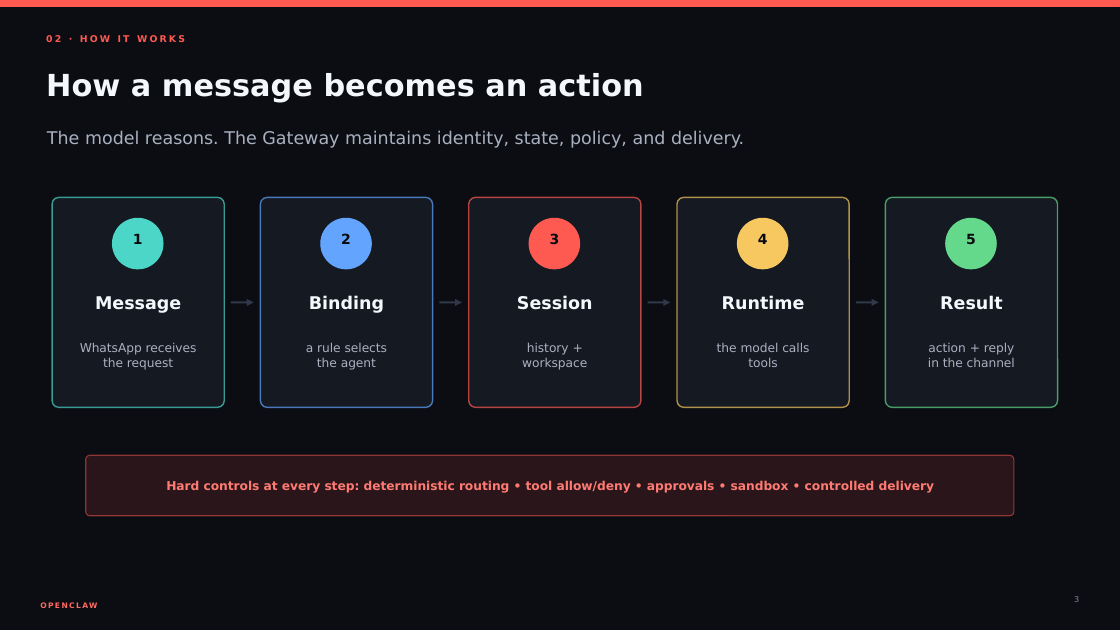
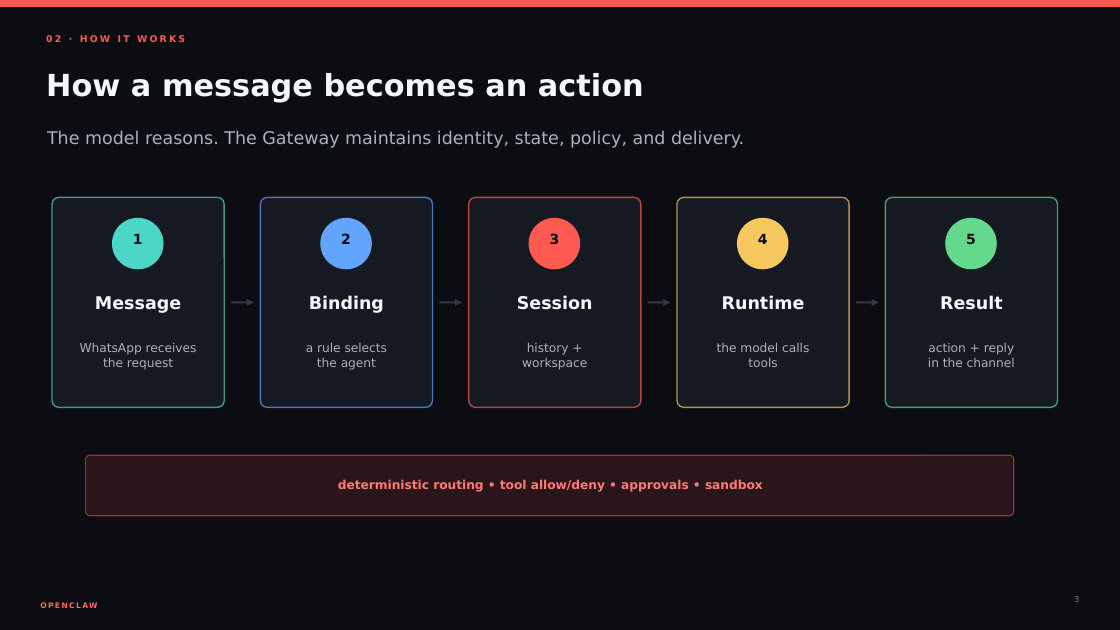
Before and after one commit to jefersonlemos/ai-space, a slide deck: slide 3 of openclaw/openclaw-presentation.pptx. Drawn at 1120x630 pixels with LibreOffice and Linux fonts; fonts in the diff are those of the drawing. Boxes give left, top, right and bottom in pixels: in the first picture for what was removed or moved away, otherwise in the second. Text is boxed around its words. In the diff, an @@ line names an element or a change of style, - is before the commit and + after.

```diff
--- a/openclaw/openclaw-presentation.pptx
+++ b/openclaw/openclaw-presentation.pptx
@@ text at (x1=338, y1=480, x2=763, y2=492): text changed @@
-Hard controls at every step: deterministic routing • tool allow/deny • approvals • sandbox • controlled delivery
+deterministic routing • tool allow/deny • approvals • sandbox
```
Also in this commit, not shown: 6 other slides changed, 1 slide removed.
